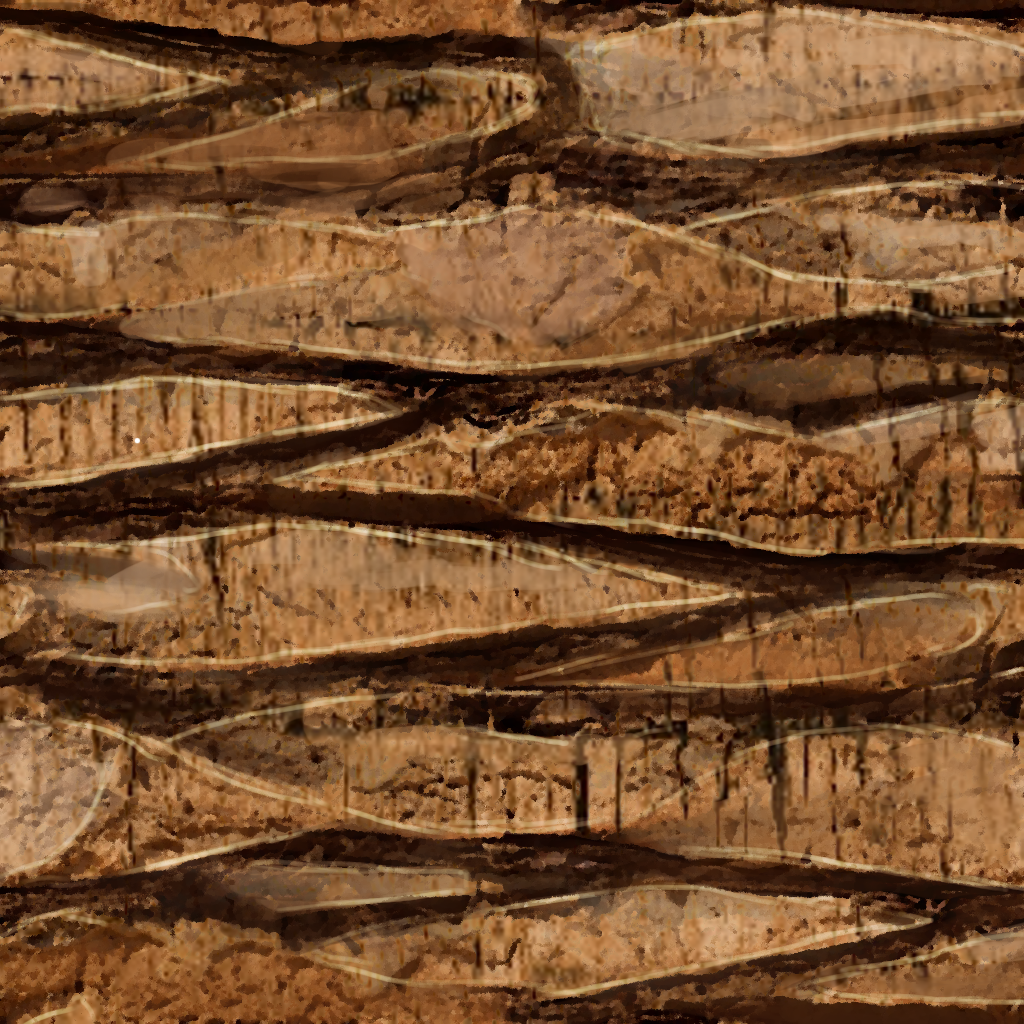
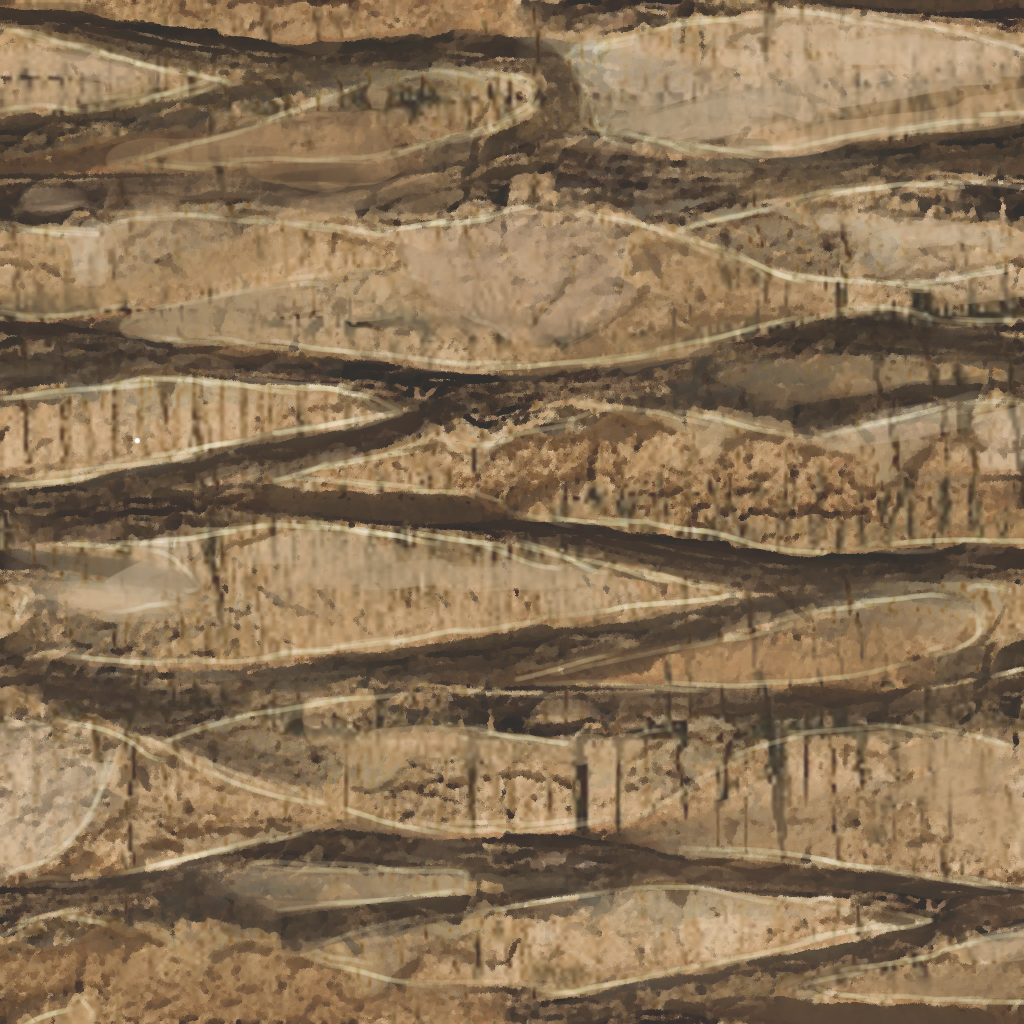
Layers edited between the first and the second (1024, 1024) image:
added layer "Layer #8" above "Layer #7" over [0, 0, 1024, 1024]
added layer "Layer #7" (color, 30%) above "Layer #1" over [0, 0, 1024, 1024]
